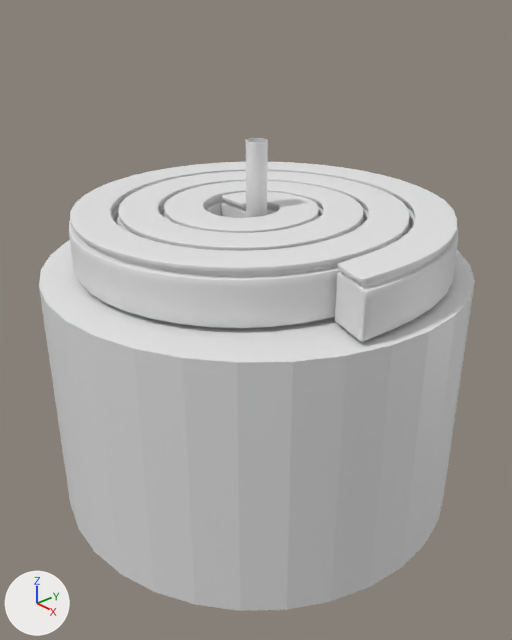
Renders of the Blender file spaceApps01.blend from each side of a commit.
Both versions are drawn from a 50 mm camera at (1.195, -1.041, 1.207) aimed at (0.032, -0.03, 0.463). The lights are fixed; the arrows at lower left show +X, +Y and +Z.
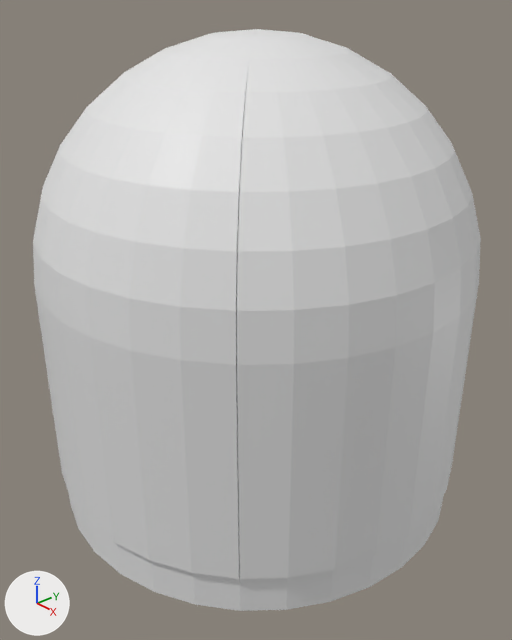
The change, as a diff of the scene's bpy script:
```diff
--- a/spaceApps01.blend.py
+++ b/spaceApps01.blend.py
@@ me_plane @@
 me_plane.from_pydata(...)  # 2052 vertices, 2050 faces; spans x -0.45..0.47, y -0.418..0.456, z 0.676..0.798
 # used by ob_spira; location = (0.0, 0.0, -0.066)
+# me_plane part 1: 388 of 2052 vertices moved; they spanned x -0.45..0.47, y -0.418..0.456, z 0.676..0.678 and now span x -0.45..0.47, y -0.418..0.456, z 0.677..0.711; mean shift (0.0, 0.0, 0.015); largest move (0.459, -0.148, 0.676) -> (0.459, -0.148, 0.709)
@@ me_circle_002_1 @@
+me_circle_002_1.from_pydata(...)  # 164 vertices, 170 faces; spans x -0.354..0.156, y -0.156..0.354, z 0.0..1.009
@@ me_sphere_001 @@
+me_sphere_001.from_pydata(...)  # 257 vertices, 256 faces; spans x -0.5..0.5, y -0.5..0.5, z 0.0..0.5
+me_sphere_001.polygons.foreach_set('use_smooth', [True] * 256)
@@ ob_chasis @@
+ob_chasis = bpy.data.objects.new('chasis', me_circle_002_1)
+ob_chasis.location = (0.0, -0.5, 0.1)
+ob_chasis.rotation_euler = (0.0, 0.0, -0.785)  # degrees (0, 0, -45)
+_m = ob_chasis.modifiers.new('Mirror', 'MIRROR')
+_m.use_axis = (True, True, False)
+_m.mirror_object = ob_dome
@@ ob_dome @@
+ob_dome = bpy.data.objects.new('dome', me_sphere_001)
+ob_dome.location = (0.0, 0.0, 0.6)
+ob_dome.rotation_euler = (0.0, 0.0, -0.785)  # degrees (0, 0, -45)
+_m = ob_dome.modifiers.new('Subsurf', 'SUBSURF')
```

Changed parts and their boxes [x1, y1, x2, y2] in the pictures (512 x 640 px; the box of a moved part takes in the faces that stretch with it):
'chasis', added
    after: [33, 29, 481, 579]
part 1 of me_plane, moved or reshaped (not visible afterwards)
    before: [70, 210, 457, 342]
'Circle.002', unchanged, covered by the edit
    before: [39, 240, 475, 611]
    after: [69, 406, 444, 611]
'Circle.001', unchanged, covered by the edit
    before: [246, 138, 268, 218]
